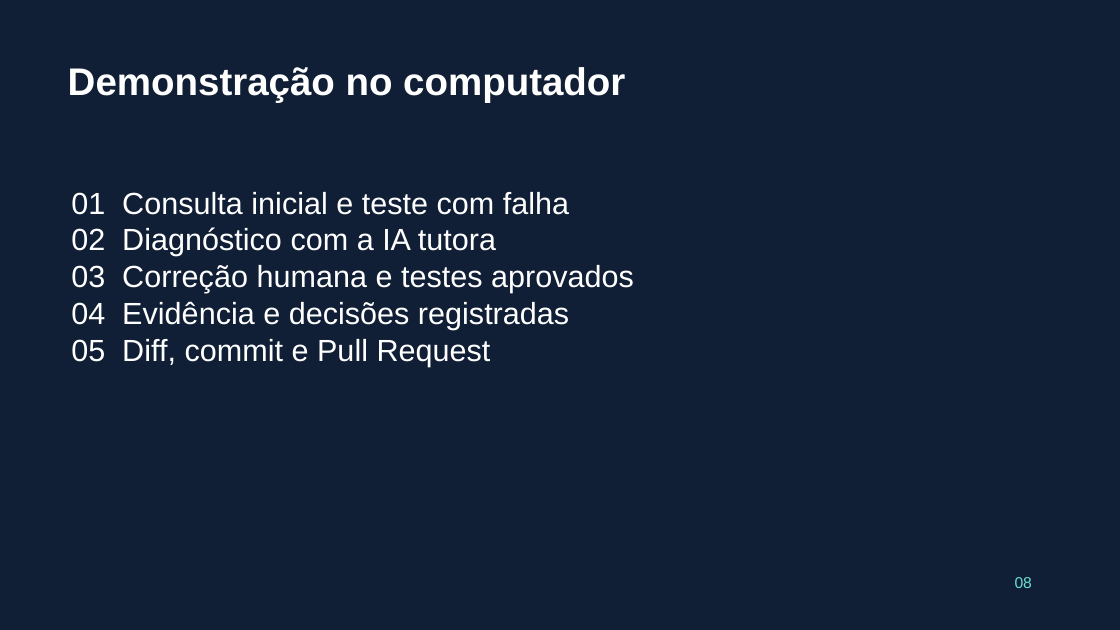
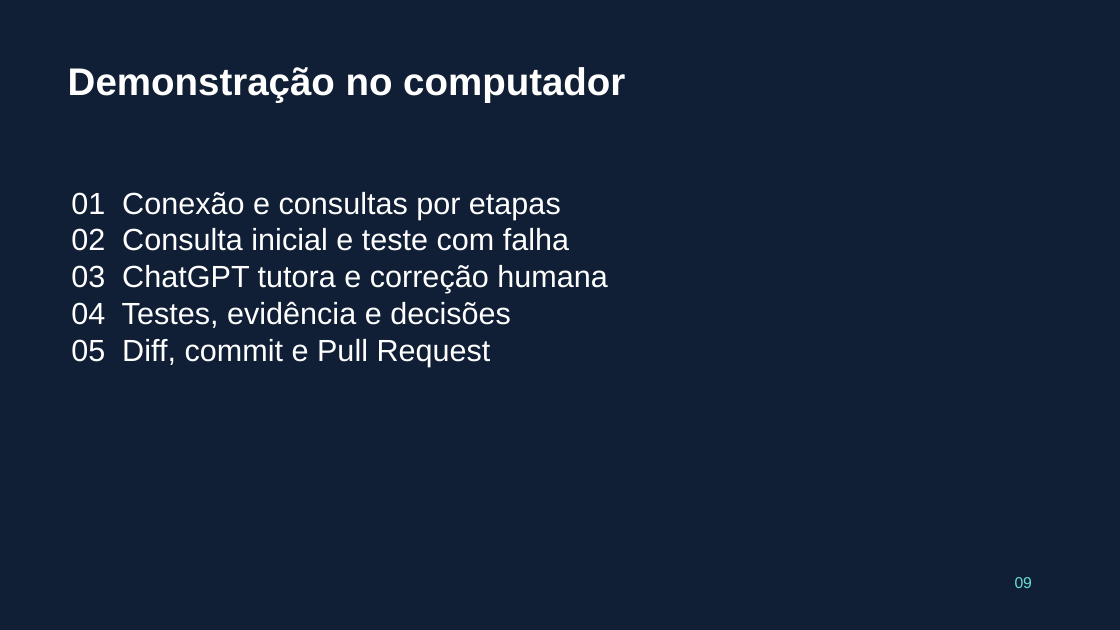
Before and after one commit to pedropalmieri/workshop4-pr-sql-ia, a slide deck: slide 9 of materiais/Workshop4-19nov2026.pptx (slide 8 before the commit). Drawn at 1120x630 pixels with LibreOffice and Linux fonts; fonts in the diff are those of the drawing. Boxes give left, top, right and bottom in pixels: in the first picture for what was removed or moved away, otherwise in the second. Text is boxed around its words. In the diff, an @@ line names an element or a change of style, - is before the commit and + after.

Commit message:
Alinha slides e documentacao sobre consultas conexao e ChatGPT

```diff
--- a/materiais/Workshop4-19nov2026.pptx
+++ b/materiais/Workshop4-19nov2026.pptx
@@ text at (71, 192, 608, 328): text changed @@
-01 Consulta inicial e teste com falha
-02 Diagnóstico com a IA tutora
-03 Correção humana e testes aprovados
-04 Evidência e decisões registradas
+01 Conexão e consultas por etapas
+02 Consulta inicial e teste com falha
+03 ChatGPT tutora e correção humana
+04 Testes, evidência e decisões
@@ text at (1015, 577, 1032, 588): text changed @@
-08
+09
```
Also in this commit, not shown: 10 other slides changed, 1 slide added, 10 other files.
